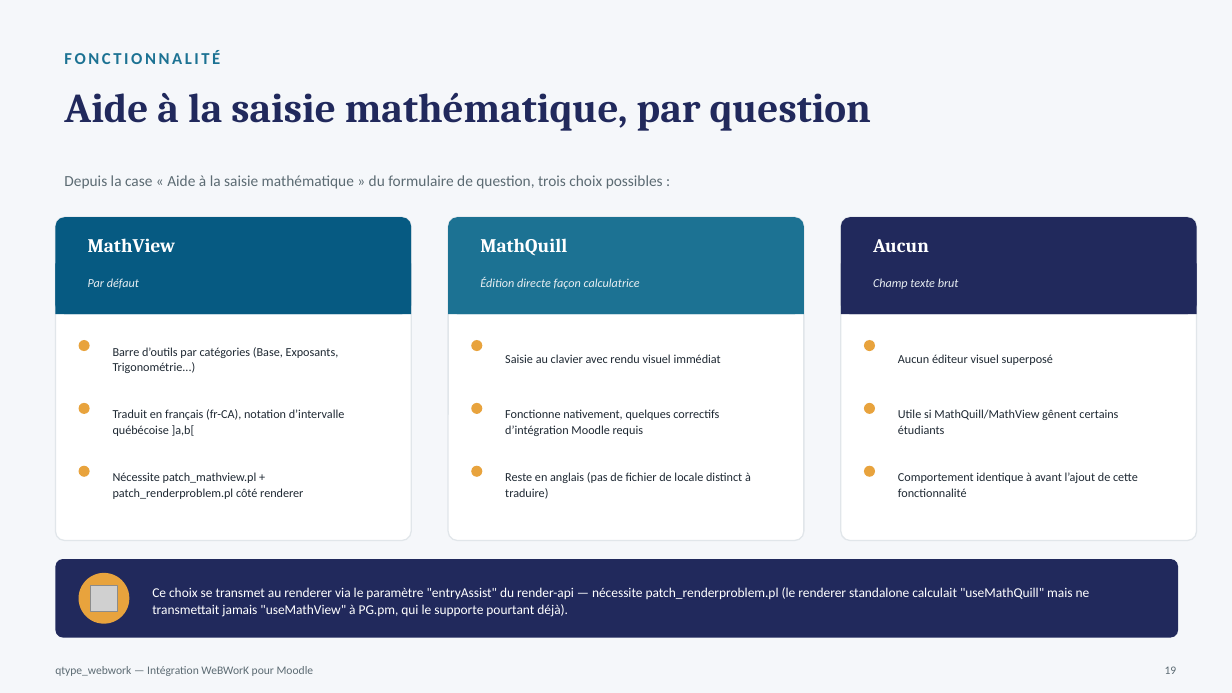
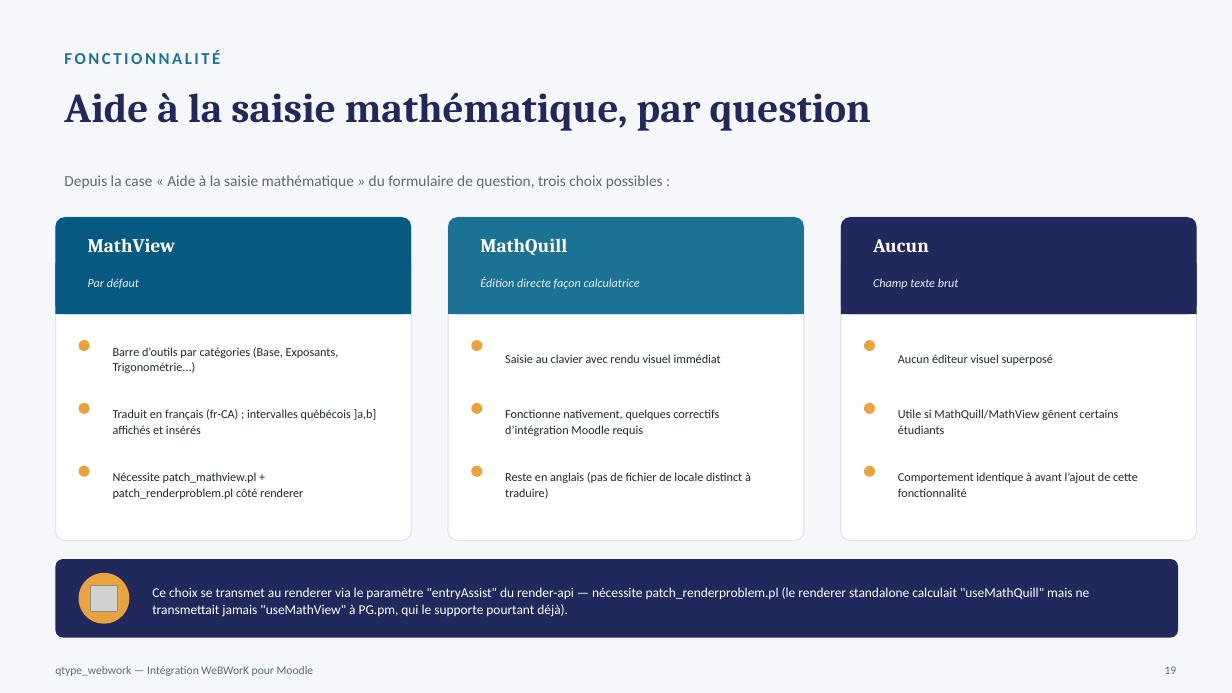
Before and after one commit to JonathanDesaulniers2/moodle-qtype_webwork, a slide deck: slide 19 of docs/qtype_webwork_presentation.pptx. Drawn at 1232x693 pixels with LibreOffice and Linux fonts; fonts in the diff are those of the drawing; grey boxes stand for pictures. Boxes give left, top, right and bottom in pixels: in the first picture for what was removed or moved away, otherwise in the second. Text is boxed around its words. In the diff, an @@ line names an element or a change of style, - is before the commit and + after.

```diff
--- a/docs/qtype_webwork_presentation.pptx
+++ b/docs/qtype_webwork_presentation.pptx
@@ text at (113,409,377,434): text changed @@
-Traduit en français (fr-CA), notation d’intervalle québécoise ]a,b[
+Traduit en français (fr-CA) ; intervalles québécois ]a,b] affichés et insérés
```
Also in this commit, not shown: 5 other slides changed, 1 slide added.
